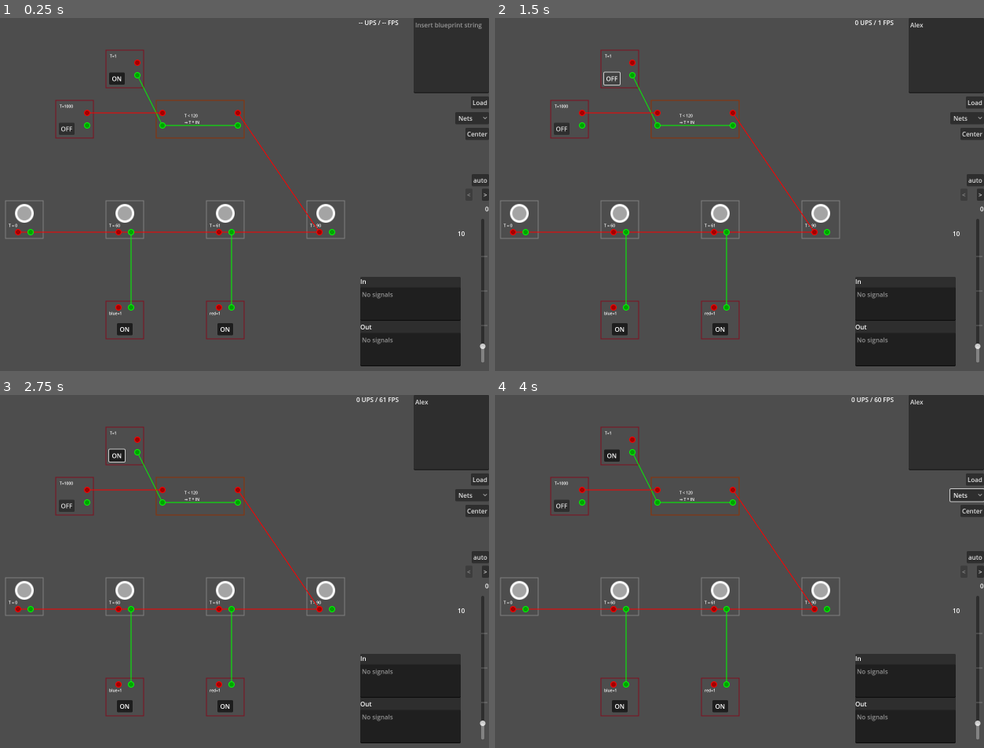
Above: before the commit, frames 1-4 (two rows, left to right).
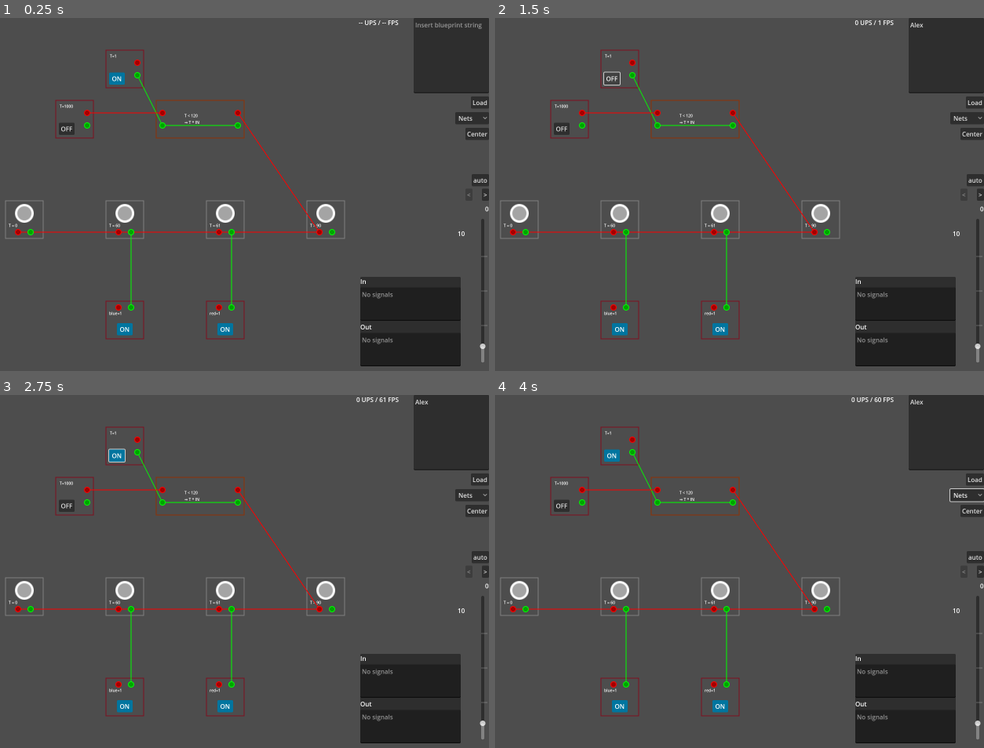
Above: after the commit, the same moments.

Repository: jlaunonen/factsim
Game: Godot game, scene res://main.tscn
Same seed, same stepped clock (60 frames per second), same inputs: the game is played once before the commit and once after it.
Inputs (mouse positions are in pixels of both pictures, inside the frame that each line leads up to):
- Up to frame 1 (0.25 s): no input
- Up to frame 2 (1.5 s): click (944, 56) at 0.52 s; type "Alex" at 0.6 s; click "ON" at 1.25 s
- Up to frame 3 (2.75 s): click "OFF" at 2 s
- Up to frame 4 (4 s): click "Nets" at 2.75 s; click "Center" at 3.5 s

The runs differ from the first frame. In frame 1, 0.3% of the frame differs, in the area x 22-48%, y 15-90%; in frame 2, 0.2%; in frame 3, 0.3%; in frame 4, 0.3%.

Commit message:
Clarify constant combinator enabled state

Diff:
--- a/entities/ConstantCombinator.tscn
+++ b/entities/ConstantCombinator.tscn
@@ -1,7 +1,14 @@
-[gd_scene load_steps=7 format=3 uid="uid://i3ycu10a4fla"]
+[gd_scene load_steps=8 format=3 uid="uid://i3ycu10a4fla"]
 
 [ext_resource type="Texture2D" uid="uid://c381b46a1le7a" path="res://circle.svg" id="1_8u3lh"]
 [ext_resource type="Script" path="res://entities/ConstantCombinator.gd" id="1_cdh2b"]
+
+[sub_resource type="StyleBoxFlat" id="StyleBoxFlat_vsbb7"]
+bg_color = Color(9.62615e-08, 0.458338, 0.621811, 1)
+corner_radius_top_left = 3
+corner_radius_top_right = 3
+corner_radius_bottom_right = 3
+corner_radius_bottom_left = 3
 
 [sub_resource type="Animation" id="Animation_yrdms"]
 length = 0.001
@@ -178,9 +185,10 @@
 offset_right = 20.0
 offset_bottom = -9.0
 pivot_offset = Vector2(20, 16)
+theme_override_styles/pressed = SubResource("StyleBoxFlat_vsbb7")
 toggle_mode = true
 action_mode = 0
-text = "ON"
+text = "OFF"
 metadata/_edit_use_anchors_ = true
 
 [node name="Label" type="Label" parent="."]
